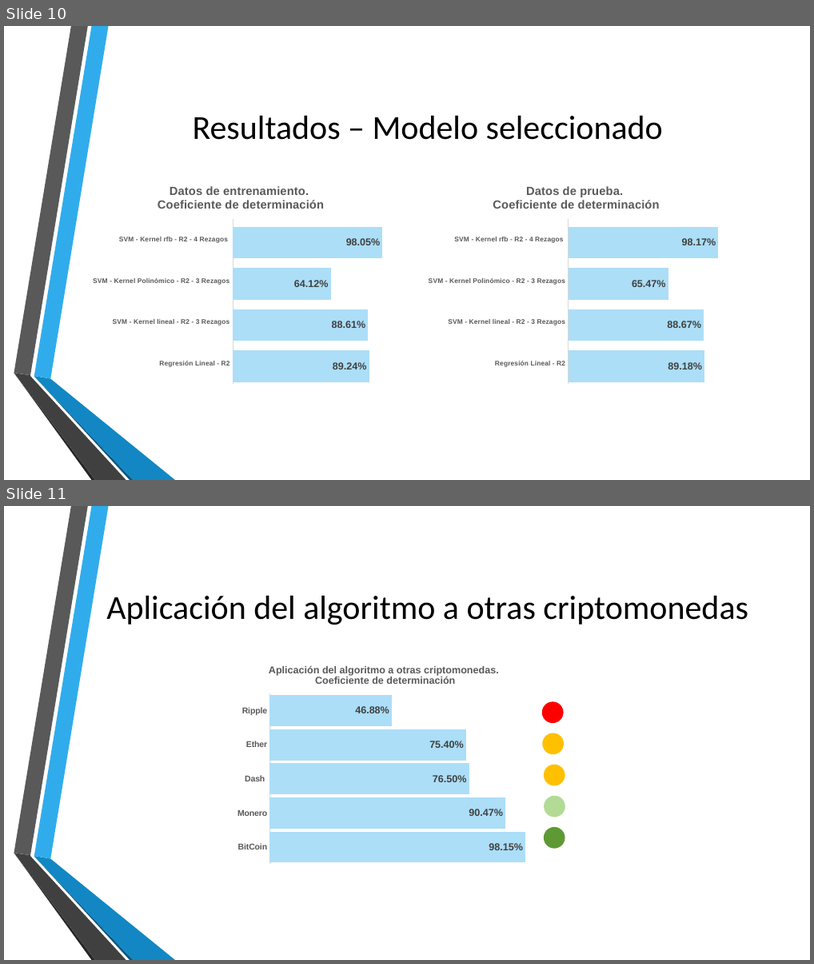
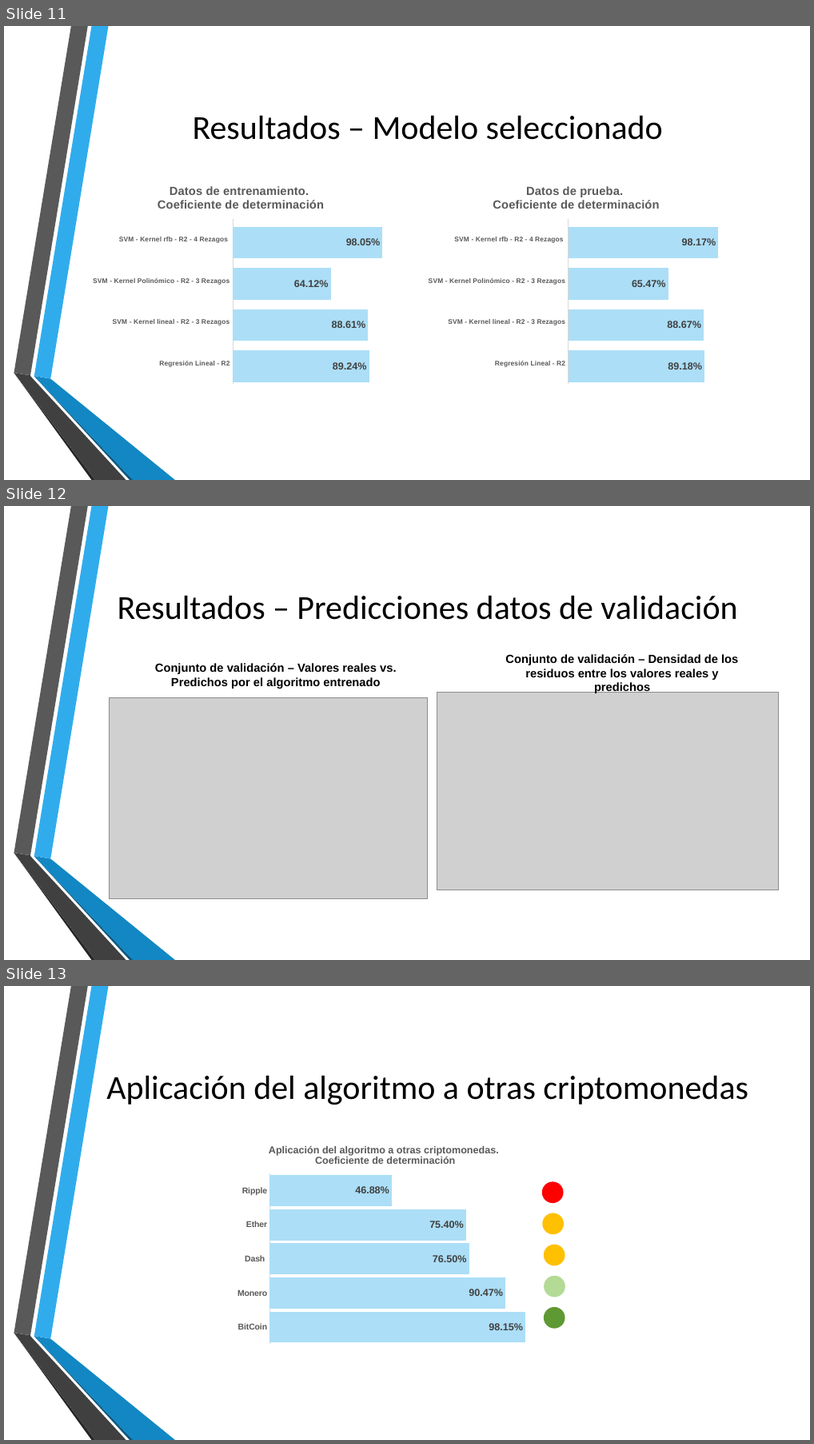
Before and after one commit to SergioDevAlcalde/tfmTelefonica, a slide deck: criptomonedas/presentacionFinalGrupo5.pptx. Shown one above the other, each under a label of ours: slides 10 and 11 before the commit, slides 11, 12 and 13 after it. The pictures are 814x964 and 814x1444 pixels, drawn with LibreOffice and Linux fonts; fonts in the diff are those of the drawing; grey boxes stand for pictures; background and template pictures are left out. Boxes give left, top, right and bottom in pixels: in the first picture for what was removed or moved away, otherwise in the second. Text is boxed around its words. In the diff, an @@ line names an element or a change of style, - is before the commit and + after.

Commit message:
Add files via upload
Añadí un lámina con los puntos de la presentación y un par de gráficos de resultados

```diff
--- a/criptomonedas/presentacionFinalGrupo5.pptx
+++ b/criptomonedas/presentacionFinalGrupo5.pptx
@@ slide 12 added at bbox=[4, 506, 810, 960], background #FFFFFF; not listed: 6 template elements that a slide beside it also shows @@
@@ text added at bbox=[118, 596, 738, 620], 40 pt, text #000000 @@
+Resultados – Predicciones datos de validación
@@ text added at bbox=[155, 663, 396, 688], 14 pt, text #000000, bold @@
+Conjunto de validación – Valores reales vs. Predichos por el algoritmo entrenado
@@ text added at bbox=[506, 654, 738, 693], 14 pt, text #000000, bold @@
+Conjunto de validación – Densidad de los residuos entre los valores reales y predichos
@@ picture added at bbox=[437, 692, 779, 890] @@
@@ picture added at bbox=[110, 698, 428, 899] @@
@@ what was slide 10 is now slide 11 @@
@@ what was slide 11 is now slide 13 @@
```
Also in this commit, not shown: 1 slide changed, 1 other slide added.
